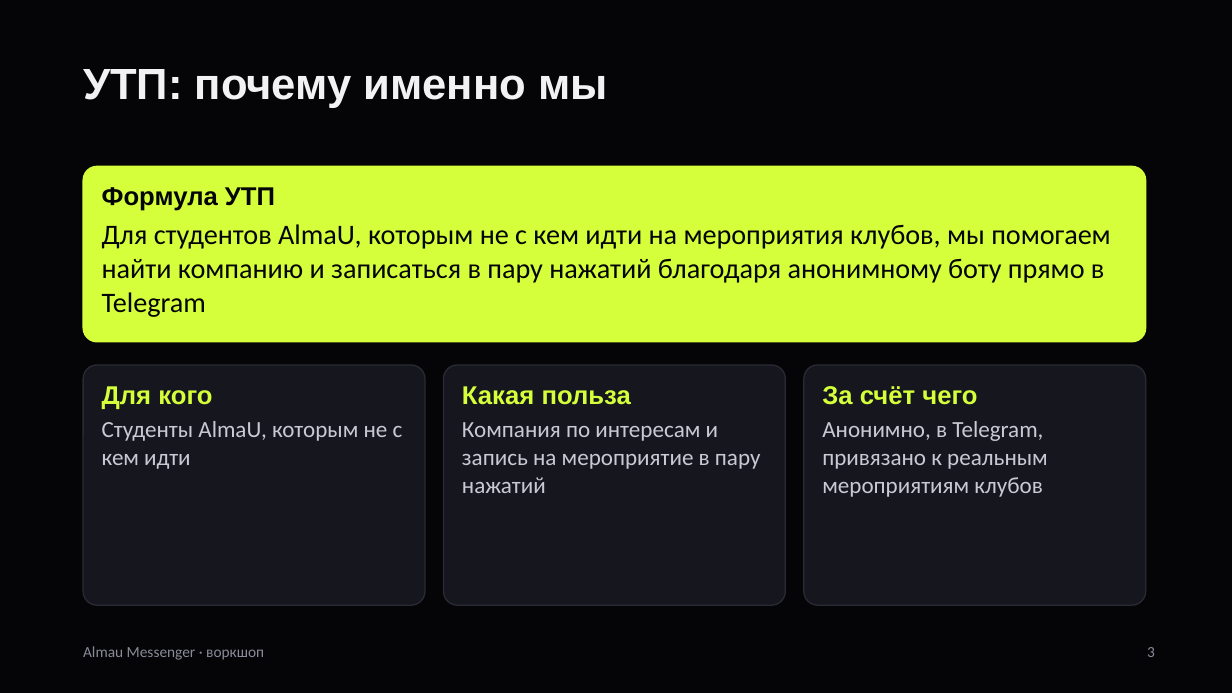
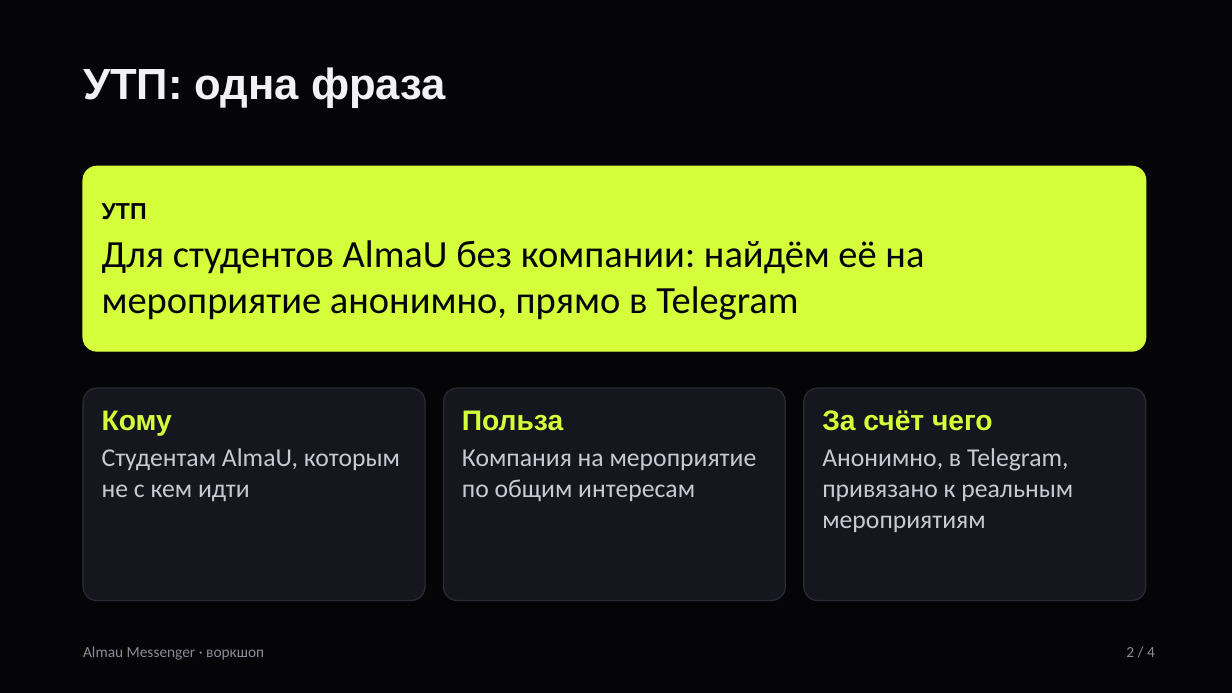
Before and after one commit to taekeanoshi/Almau_messanger, a slide deck: slide 2 of docs/Workshop_Almau_Messenger.pptx (slide 3 before the commit). Drawn at 1232x693 pixels with LibreOffice and Linux fonts; fonts in the diff are those of the drawing. Boxes give left, top, right and bottom in pixels: in the first picture for what was removed or moved away, otherwise in the second. Text is boxed around its words. In the diff, an @@ line names an element or a change of style, - is before the commit and + after.

```diff
--- a/docs/Workshop_Almau_Messenger.pptx
+++ b/docs/Workshop_Almau_Messenger.pptx
@@ text at [83,67,446,108]: text changed @@
-УТП: почему именно мы
+УТП: одна фраза
@@ rounded rectangle: place and size @@
-rounded rectangle at [83,166,1146,342]
+rounded rectangle at [83,166,1146,351]
@@ text at [102,203,924,320]: text changed; size 22 to 30 pt @@
-Формула УТП
-Для студентов AlmaU, которым не с кем идти на мероприятия клубов, мы помогаем найти компанию и записаться в пару нажатий благодаря анонимному боту прямо в Telegram
+УТП
+Для студентов AlmaU без компании: найдём её на мероприятие анонимно, прямо в Telegram
@@ text "УТП" at [102,203,924,320]: vertical alignment top to middle @@
@@ rounded rectangle: place and size @@
-rounded rectangle at [83,365,425,605]
+rounded rectangle at [83,388,425,601]
@@ rounded rectangle: place and size @@
-rounded rectangle at [444,365,786,605]
+rounded rectangle at [444,388,786,601]
@@ proportions changed in 4 elements at [83,166,1146,351], [83,388,425,601], [444,388,786,601], [804,388,1146,601] @@
@@ rounded rectangle: place and size @@
-rounded rectangle at [804,365,1146,605]
+rounded rectangle at [804,388,1146,601]
@@ text at [102,410,400,501]: text changed; size 18 to 20 pt @@
-Для кого
-Студенты AlmaU, которым не с кем идти
+Кому
+Студентам AlmaU, которым не с кем идти
@@ text at [462,410,757,501]: text changed; size 18 to 20 pt @@
-Какая польза
-Компания по интересам и запись на мероприятие в пару нажатий
+Польза
+Компания на мероприятие по общим интересам
@@ text at [822,410,993,431]: size 20 to 22 pt in "За счёт чего" @@
@@ text "За счёт чего": place and size @@
-text "За счёт чего" at [822,386,1048,497]
+text "За счёт чего" at [822,410,1073,532]
@@ text at [822,448,1073,532]: text changed; size 18 to 20 pt @@
-Анонимно, в Telegram, привязано к реальным мероприятиям клубов
+Анонимно, в Telegram, привязано к реальным мероприятиям
@@ text at [1126,647,1155,657]: text changed @@
-3
+2 / 4
```
Also in this commit, not shown: 2 other slides changed, 1 slide added, 4 slides removed, 2 other files.
